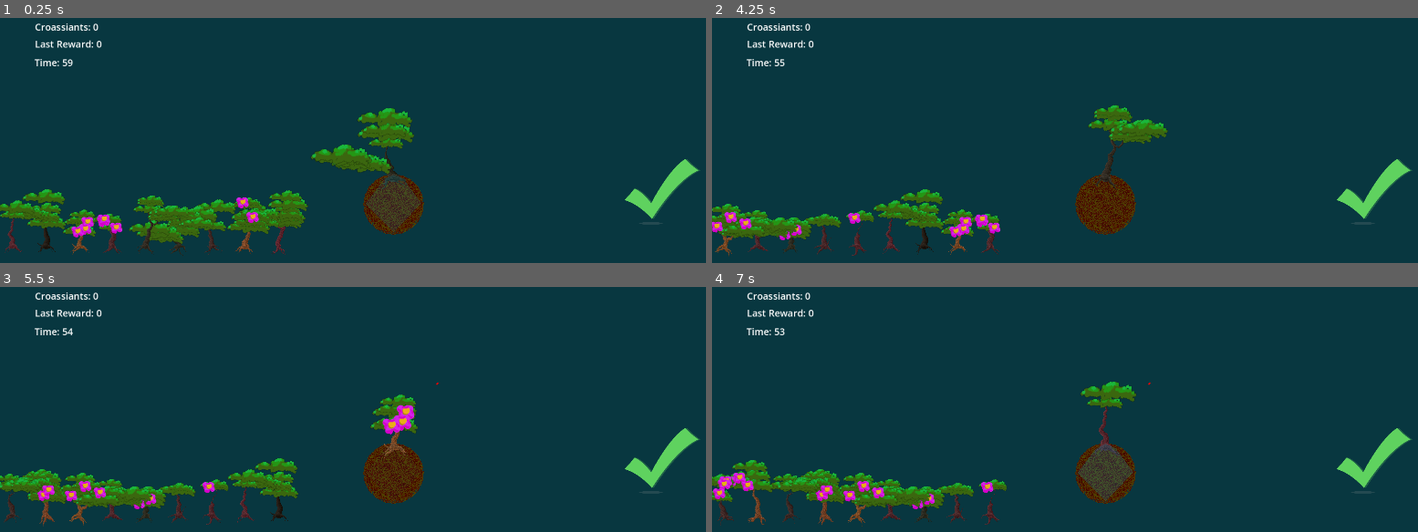
Above: before the commit, frames 1-4 (two rows, left to right).
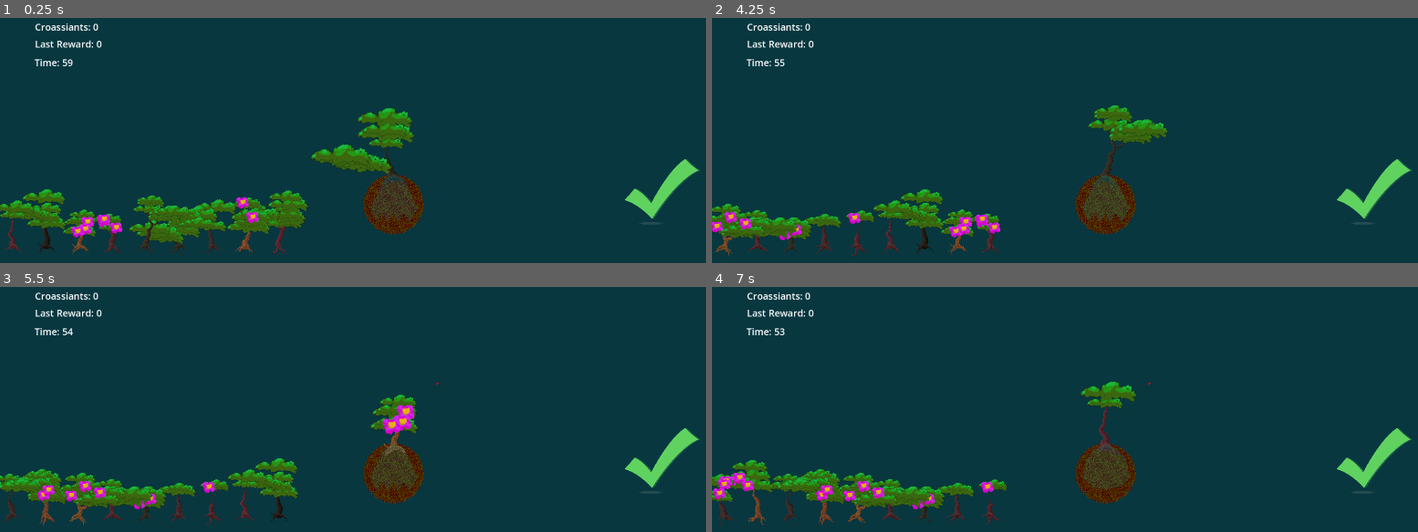
Above: after the commit, the same moments.

Repository: Fanny-Pack-Studios/medialunas-ggj23
Game: Godot game, scene res://src/GameScene.tscn
The game is run twice, just before and just after one commit, with the same random seed, the same clock (stepped at 60 frames per second) and the same inputs.
Inputs (mouse positions are in pixels of both pictures, inside the frame that each line leads up to):
- Up to frame 1 (0.25 s): no input
- Up to frame 2 (4.25 s): click (1375, 191) at 0.5 s; click (1375, 191) at 1.25 s; click (1375, 191) at 2 s; tap Enter at 2.75 s; move the mouse to (1234, 184) at 2.77 s; click (1234, 184) at 2.92 s; tap Space at 3.5 s; move the mouse to (930, 226) at 3.52 s; click (930, 226) at 3.67 s
- Up to frame 3 (5.5 s): tap Enter at 4.25 s; move the mouse to (437, 385) at 4.27 s; click (437, 385) at 4.42 s; tap Space at 5 s; move the mouse to (outside the picture) at 5.02 s; click (outside the picture) at 5.17 s
- Up to frame 4 (7 s): tap Enter at 5.75 s; move the mouse to (outside the picture) at 5.77 s; click (outside the picture) at 5.92 s; tap Space at 6.5 s; move the mouse to (860, 411) at 6.52 s; click (860, 411) at 6.67 s

The runs differ from the first frame. In frame 1, 0.3% of the frame differs, in the area x 51-60%, y 66-88%; in frame 2, 0.8%, in the area x 52-60%, y 64-84%; in frame 3, less than 0.1%; in frame 4, 0.2%.

Commit message:
MEDIALUNAS

Diff:
--- /dev/null
+++ b/bonsai-shop/assets/medialuna.svg
@@ -0,0 +1,174 @@
+<?xml version="1.0" encoding="UTF-8" standalone="no"?>
+<!-- Uploaded to: SVG Repo, www.svgrepo.com, Generator: SVG Repo Mixer Tools -->
+
+<svg
+   width="800px"
+   height="800px"
+   viewBox="0 0 64 64"
+   aria-hidden="true"
+   role="img"
+   class="iconify iconify--emojione"
+   preserveAspectRatio="xMidYMid meet"
+   version="1.1"
+   id="svg70"
+   xmlns="http://www.w3.org/2000/svg"
+   xmlns:svg="http://www.w3.org/2000/svg">
+  <defs
+     id="defs74" />
+  <g
+     id="g391"
+     transform="matrix(-1,0,0,1,64.0008,2.2560475e-7)">
+    <path
+       d="m 52.4,5.1 c 7.9,-0.8 15.2,8 3.4,14 -7.9,4 -15.1,9.2 -21.3,15.3 L 17.5,17.5 C 24.9,10.3 36,6.8 52.4,5.1"
+       fill="#fbbf67"
+       id="path2"
+       style="fill:#d4aa00" />
+    <path
+       d="m 5.1,52.4 c 1.4,-16.7 5,-27.7 12.4,-34.9 l 17,16.9 c -6.2,6.2 -11.4,13.4 -15.4,21.3 -6,12 -14.7,4.5 -14,-3.3"
+       fill="#d99634"
+       id="path4"
+       style="fill:#aa8800" />
+    <path
+       d="m 53.3,9 c -12.7,0.2 -22.6,1.7 -30.4,5 7,-4.1 16.2,-6.4 28.3,-7.8 4.3,-0.5 8.5,2 9.3,5.3 C 58.7,10 56.1,8.9 53.3,9"
+       fill="#ffebb8"
+       id="path6"
+       style="fill:#ffd42a" />
+    <path
+       d="m 11.7,54.7 c 4.3,1.8 8.6,1 9.8,-1.5 6.4,-13 16.9,-23.5 30,-29.9 C 54,22 54.8,17.7 53,13.5 52.5,12.4 52,11.2 51.5,10.1 49.7,5.8 45.4,3.5 42,5.2 25.2,13.4 11.7,27 3.4,43.8 c -1.7,3.4 0.7,7.8 4.9,9.5 1.1,0.5 2.3,1 3.4,1.4"
+       fill="#d99634"
+       id="path8"
+       style="fill:#aa8800" />
+    <path
+       d="m 10.3,52.1 c 4.1,1.6 8.3,0.7 9.6,-1.8 6.8,-13 17.4,-23.6 30.4,-30.3 2.5,-1.3 3.4,-5.5 1.8,-9.6 C 51.7,9.3 51.2,8.2 50.8,7.1 49.2,3 45.1,0.9 41.7,2.6 25,11.3 11.3,25 2.6,41.7 0.9,45 3,49.2 7.1,50.8 c 1.1,0.4 2.2,0.8 3.2,1.3"
+       fill="#fbbf67"
+       id="path10"
+       style="fill:#d4aa00" />
+    <path
+       d="M 42.2,7.2 C 34,10.5 26.4,14.9 19.4,20.2 25.8,13.9 33.2,8.6 41.2,4.5 44.6,2.8 48.9,5 50.6,9.2 l 0.9,2.1 C 49.5,7.7 45.6,5.8 42.2,7.2"
+       fill="#ffebb8"
+       id="path12"
+       style="fill:#ffd42a" />
+    <path
+       d="m 16.7,45.5 c 4,1.5 8.3,0.1 10.1,-2.9 3.9,-6.5 9.4,-12 15.9,-15.9 3,-1.8 4.4,-6.1 2.9,-10.1 C 44.3,13.5 43,10.3 41.7,7.2 40.2,3.2 34.5,1.7 29.6,4.6 19.3,10.8 10.8,19.3 4.7,29.5 1.8,34.4 3.3,40.1 7.3,41.6 c 3.1,1.3 6.2,2.6 9.4,3.9"
+       fill="#fbbf67"
+       id="path14"
+       style="fill:#aa8800" />
+    <path
+       d="m 17.9,48.4 c 4.2,1.6 8.6,0.1 10.3,-3 3.7,-6.7 9.1,-12.4 15.6,-16.4 3,-1.9 4.3,-6.3 2.5,-10.4 -1.5,-3.2 -3,-6.5 -4.5,-9.7 C 40,4.8 34.1,3.3 29.1,6.3 18.8,12.5 10.4,21.3 4.6,31.9 1.9,37 3.8,42.8 8,44.4 c 3.3,1.3 6.6,2.7 9.9,4"
+       fill="#d99634"
+       id="path16"
+       style="fill:#aa8800" />
+    <path
+       d="m 16.4,45.2 c 4,1.5 8.3,0.1 10.1,-2.9 3.9,-6.5 9.4,-12 15.9,-15.9 3,-1.8 4.4,-6.1 2.9,-10.1 C 44,13.2 42.7,10 41.4,6.9 39.9,2.9 34.2,1.4 29.3,4.3 19,10.5 10.5,19 4.4,29.2 c -3,5 -1.4,10.6 2.5,12.1 3.2,1.3 6.3,2.6 9.5,3.9"
+       fill="#fbbf67"
+       id="path18"
+       style="fill:#d4aa00" />
+    <path
+       d="M 43.4,19 C 42,16.2 40.7,13.3 39.3,10.5 37.7,6.9 32.4,5.7 28.1,8.6 c -9,5.9 -16.4,14 -21.5,23.5 -1,2 -1.3,4 -1,5.8 -1.3,-2.3 -1.3,-5.6 0.5,-8.7 5.6,-9.5 13.6,-17.4 23,-23 4.6,-2.7 9.8,-1.3 11.2,2.4 l 3.6,8.7 c 0.7,1.9 0.7,3.9 0.2,5.6 C 44.2,21.7 44,20.3 43.4,19"
+       fill="#ffebb8"
+       id="path20"
+       style="fill:#ffd42a" />
+    <path
+       d="M 27.9,30.9 C 31.6,34.6 28,6.3 22.9,7.5 17.1,8.8 8.7,17.2 7.4,22.9 6.3,28 18.3,21.3 27.9,30.9"
+       fill="#d99634"
+       id="path22"
+       style="fill:#aa8800" />
+    <path
+       d="M 26.1,27.9 C 31.7,33.5 27.2,4.2 22.2,5.5 16.6,7 8,15.5 6.5,21.2 c -1.3,5 10.3,-2.6 19.6,6.7"
+       fill="#fbbf67"
+       id="path24"
+       style="fill:#d4aa00" />
+    <g
+       fill="#ffebb8"
+       id="g40"
+       style="fill:#ffd42a">
+      <path
+         d="M 20.6,10.8 C 17,11.8 12.2,17.5 10,21.4 9.7,20.8 9.5,20.2 9.7,19.6 10.8,15.4 17.2,9 21.4,7.9 c 3.7,-1 6,9.6 6.1,14.7 C 26,18.1 23.7,10 20.6,10.8"
+         id="path26"
+         style="fill:#ffd42a" />
+      <path
+         d="m 18.56,17.803 0.92,-0.918 0.918,0.92 -0.92,0.918 z"
+         id="path28"
+         style="fill:#ffd42a" />
+      <path
+         d="m 21.56,17.508 0.92,-0.919 0.92,0.92 -0.92,0.919 z"
+         id="path30"
+         style="fill:#ffd42a" />
+      <path
+         d="m 9.142,31.498 0.92,-0.92 0.918,0.92 -0.92,0.92 z"
+         id="path32"
+         style="fill:#ffd42a" />
+      <path
+         d="m 7.829,35.338 0.919,-0.92 0.92,0.92 -0.92,0.92 z"
+         id="path34"
+         style="fill:#ffd42a" />
+      <path
+         d="m 3.11,44.566 0.918,-0.92 0.92,0.92 -0.919,0.919 z"
+         id="path36"
+         style="fill:#ffd42a" />
+      <path
+         d="m 4.018,47.067 0.92,-0.918 0.918,0.92 -0.92,0.918 z"
+         id="path38"
+         style="fill:#ffd42a" />
+    </g>
+    <g
+       fill="#fbbf67"
+       id="g46"
+       style="fill:#d4aa00">
+      <path
+         d="m 10.416,57.058 0.92,-0.92 0.918,0.92 -0.92,0.92 z"
+         id="path42"
+         style="fill:#d4aa00" />
+      <path
+         d="m 9.09,58.819 0.92,-0.92 0.92,0.92 -0.92,0.919 z"
+         id="path44"
+         style="fill:#d4aa00" />
+    </g>
+    <g
+       fill="#ffebb8"
+       id="g66"
+       style="fill:#ffd42a">
+      <path
+         d="m 34.811,9.775 0.92,-0.92 0.918,0.92 -0.919,0.919 z"
+         id="path48"
+         style="fill:#ffd42a" />
+      <path
+         d="m 36.677,14.06 0.919,-0.92 0.919,0.92 -0.92,0.92 z"
+         id="path50"
+         style="fill:#ffd42a" />
+      <path
+         d="m 49.07,13.135 0.92,-0.92 0.92,0.92 -0.92,0.92 z"
+         id="path52"
+         style="fill:#ffd42a" />
+      <path
+         d="m 48.144,10.14 0.92,-0.92 0.919,0.92 -0.92,0.919 z"
+         id="path54"
+         style="fill:#ffd42a" />
+      <path
+         d="m 47.2,12.151 0.92,-0.919 0.92,0.92 -0.92,0.919 z"
+         id="path56"
+         style="fill:#ffd42a" />
+      <path
+         d="m 57.292,12.133 0.92,-0.919 0.918,0.92 -0.92,0.919 z"
+         id="path58"
+         style="fill:#ffd42a" />
+      <path
+         d="m 56.414,14.416 0.92,-0.92 0.919,0.92 -0.92,0.92 z"
+         id="path60"
+         style="fill:#ffd42a" />
+      <path
+         d="m 19.375,14.882 1.344,-1.344 1.343,1.344 -1.344,1.344 z"
+         id="path62"
+         style="fill:#ffd42a" />
+      <path
+         d="m 9.54,37.178 1.343,-1.344 1.343,1.344 -1.343,1.343 z"
+         id="path64"
+         style="fill:#ffd42a" />
+    </g>
+    <path
+       fill="#fbbf67"
+       d="m 7.678,55.697 1.344,-1.343 1.343,1.344 -1.344,1.343 z"
+       id="path68"
+       style="fill:#d4aa00" />
+  </g>
+</svg>
--- a/bonsai-shop/src/GameScene.gd
+++ b/bonsai-shop/src/GameScene.gd
@@ -1,9 +1,20 @@
 extends Node2D
 
+@export var medialuna_scene: PackedScene
+var mata_pos :Vector2
 
 func _ready():
 	$Trimmer.plant_finished.connect(Callable(self, "pass_bonsai"))
-
+	mata_pos = $Trimmer/Mata.global_position
+	Scoreboard.score_changed.connect(Callable(self, 'on_score'))
 
 func pass_bonsai():
 	$Trimmer.change_plant($Queue.pop_bonsai())
+
+func on_score(_new_score:int, new_points: int):
+	for i in new_points:
+		var medialuna = medialuna_scene.instantiate()
+		add_child(medialuna)
+		medialuna.global_position = mata_pos
+		medialuna.travel(Vector2(0,0))
+		await get_tree().create_timer(medialuna.TIME/2.0)
--- a/bonsai-shop/src/GameScene.tscn
+++ b/bonsai-shop/src/GameScene.tscn
@@ -1,7 +1,8 @@
-[gd_scene load_steps=6 format=3 uid="uid://pb8yxtatgry"]
+[gd_scene load_steps=7 format=3 uid="uid://pb8yxtatgry"]
 
 [ext_resource type="Script" path="res://src/GameScene.gd" id="1_v5p1t"]
 [ext_resource type="PackedScene" uid="uid://cc7xtham43tpt" path="res://src/Queue.tscn" id="1_wiyka"]
+[ext_resource type="PackedScene" uid="uid://1rsugtl3yhch" path="res://src/Medialuna.tscn" id="2_lmhsc"]
 [ext_resource type="PackedScene" uid="uid://dnuek13mjmhiy" path="res://src/Trimmer.tscn" id="2_lt1ds"]
 [ext_resource type="Script" path="res://src/ScoreLabelUI.gd" id="4_wwrc1"]
 
@@ -10,6 +11,7 @@
 
 [node name="GameScene" type="Node2D"]
 script = ExtResource("1_v5p1t")
+medialuna_scene = ExtResource("2_lmhsc")
 
 [node name="Queue" parent="." instance=ExtResource("1_wiyka")]
 position = Vector2(-54, 647)
--- /dev/null
+++ b/bonsai-shop/src/Medialuna.gd
@@ -0,0 +1,21 @@
+extends Node2D
+
+const ROT_SPEED := 2*PI
+const TIME := 1.0
+
+
+func _ready():
+	$Sprite.scale = Vector2(.1, .1)
+
+
+func travel(to_pos: Vector2):
+	var tween = create_tween()
+	tween.tween_property($Sprite, "scale", Vector2(0.0, 0.0), TIME)
+	tween.parallel().tween_property(self, "global_position", to_pos, TIME)
+	tween.play()
+	await tween.finished
+	queue_free()
+
+
+func _process(delta):
+	$Sprite.rotation += delta * ROT_SPEED
--- /dev/null
+++ b/bonsai-shop/src/Medialuna.tscn
@@ -0,0 +1,11 @@
+[gd_scene load_steps=3 format=3 uid="uid://1rsugtl3yhch"]
+
+[ext_resource type="Texture2D" uid="uid://ba06yj17gptcd" path="res://assets/medialuna.svg" id="1_rdybx"]
+[ext_resource type="Script" path="res://src/Medialuna.gd" id="2_ovbxt"]
+
+[node name="Medialuna" type="Node2D"]
+script = ExtResource("2_ovbxt")
+
+[node name="Sprite" type="Sprite2D" parent="."]
+scale = Vector2(0.1, 0.1)
+texture = ExtResource("1_rdybx")
--- a/bonsai-shop/src/PatternVisualizer.gd
+++ b/bonsai-shop/src/PatternVisualizer.gd
@@ -2,6 +2,18 @@
 extends Polygon2D
 
 @export var pattern : Pattern : set = set_pattern
+
+var patterns := {
+	'Crown' : preload("res://src/Patterns/Crown.tres"),
+	'Diamond' : preload("res://src/Patterns/Diamond.tres"),
+	'Egg' : preload("res://src/Patterns/Egg.tres"),
+	'Square' : preload("res://src/Patterns/Square.tres"),
+	'Trap' : preload("res://src/Patterns/Trap.tres"),
+	'Triangle' : preload("res://src/Patterns/Triangle.tres"),
+}
+
+func _ready():
+	set_pattern(patterns.values()[randi() % patterns.keys().size()])
 
 func set_pattern(new_pattern:Pattern):
 	pattern = new_pattern
--- /dev/null
+++ b/bonsai-shop/src/Patterns/Crown.tres
@@ -0,0 +1,7 @@
+[gd_resource type="Resource" script_class="Pattern" load_steps=2 format=3 uid="uid://dm5c42u76a33t"]
+
+[ext_resource type="Script" path="res://src/Pattern.gd" id="1_iscrm"]
+
+[resource]
+script = ExtResource("1_iscrm")
+points = PackedVector2Array(64, 83, 27, 6, 0, -6, -26, 7, -61, 80, -45, 118, -30, 94, -16, 118, 0, 95, 13, 119, 26, 95, 41, 119)
--- /dev/null
+++ b/bonsai-shop/src/Patterns/Diamond.tres
@@ -0,0 +1,7 @@
+[gd_resource type="Resource" script_class="Pattern" load_steps=2 format=3 uid="uid://dt5u36v57tsxa"]
+
+[ext_resource type="Script" path="res://src/Pattern.gd" id="1_wsvg1"]
+
+[resource]
+script = ExtResource("1_wsvg1")
+points = PackedVector2Array(42, 66, 27, 6, 0, -6, -26, 7, -40, 68, 0, 136)
--- /dev/null
+++ b/bonsai-shop/src/Patterns/Egg.tres
@@ -0,0 +1,7 @@
+[gd_resource type="Resource" script_class="Pattern" load_steps=2 format=3 uid="uid://bkv4tmhb3wlp4"]
+
+[ext_resource type="Script" path="res://src/Pattern.gd" id="1_cq5mw"]
+
+[resource]
+script = ExtResource("1_cq5mw")
+points = PackedVector2Array(64, 83, 53, 32, 27, 6, 0, -6, -26, 7, -51, 34, -61, 83, -34, 109, 0, 114, 40, 107)
--- a/bonsai-shop/src/Patterns/PatternMaker.tscn
+++ b/bonsai-shop/src/Patterns/PatternMaker.tscn
@@ -5,7 +5,8 @@
 
 [node name="Node2D" type="Polygon2D"]
 color = Color(0.45098, 0, 0.176471, 0.537255)
-polygon = PackedVector2Array(73, 69, 27, 6, 0, -6, -26, 7, -75, 71, 0, 146)
+polygon = PackedVector2Array(58, 117, 33, 51, 0, -6, -32, 52, -60, 117)
 script = ExtResource("1_r7bj5")
+metadata/_edit_lock_ = true
 
 [node name="Mata" parent="." instance=ExtResource("1_u5s11")]
--- /dev/null
+++ b/bonsai-shop/src/Patterns/Trap.tres
@@ -0,0 +1,7 @@
+[gd_resource type="Resource" script_class="Pattern" load_steps=2 format=3 uid="uid://gf2vtmbs1j7t"]
+
+[ext_resource type="Script" path="res://src/Pattern.gd" id="1_8flsu"]
+
+[resource]
+script = ExtResource("1_8flsu")
+points = PackedVector2Array(48, 103, 27, 6, 0, -6, -26, 7, -47, 104, 1, 108)
--- /dev/null
+++ b/bonsai-shop/src/Patterns/Triangle.tres
@@ -0,0 +1,7 @@
+[gd_resource type="Resource" script_class="Pattern" load_steps=2 format=3 uid="uid://chlsefdm23os8"]
+
+[ext_resource type="Script" path="res://src/Pattern.gd" id="1_k6ign"]
+
+[resource]
+script = ExtResource("1_k6ign")
+points = PackedVector2Array(58, 117, 33, 51, 0, -6, -32, 52, -60, 117)
--- a/bonsai-shop/src/Scoreboard.gd
+++ b/bonsai-shop/src/Scoreboard.gd
@@ -4,8 +4,10 @@
 
 signal score_changed(to, by)
 
+
 func add_points(to_add: int):
 	_score += to_add
+	emit_signal("score_changed", _score, to_add)
 
 
 func get_points():
--- a/bonsai-shop/src/Trimmer.gd
+++ b/bonsai-shop/src/Trimmer.gd
@@ -1,9 +1,11 @@
 extends Node2D
 
 @export var mata_scene : PackedScene
+@export var pattern_scene : PackedScene
 @export var cutter_scene : PackedScene
 
 @onready var mata : Polygon2D= $Mata
+@onready var pattern : Polygon2D= $PatternVisualizer
 
 const CUT_WIDTH := 2
 const ANGLES := 10
@@ -116,7 +118,7 @@
 	return area
 
 func plant_done():
-	var target :PackedVector2Array= $PatternVisualizer.polygon
+	var target :PackedVector2Array= pattern.polygon
 	var current :PackedVector2Array= mata.polygon
 	if not Geometry2D.is_polygon_clockwise(target):
 		target.reverse()
@@ -142,6 +144,12 @@
 	add_child(mata)
 	mata.scale = Vector2(.01,.01)
 	mata.position = pos
+
+	pattern.queue_free()
+	pattern = pattern_scene.instantiate()
+	add_child(pattern)
+	pattern.position = pos
+
 	mata.add_child(new_bonsai)
 	new_bonsai.global_position = bonsai_pos
 	new_bonsai.global_scale = bonsai_scale
--- a/bonsai-shop/src/Trimmer.tscn
+++ b/bonsai-shop/src/Trimmer.tscn
@@ -30,6 +30,7 @@
 [node name="Trimmer" type="Node2D"]
 script = ExtResource("1_dti1e")
 mata_scene = ExtResource("3_4yi4j")
+pattern_scene = ExtResource("4_eu7rg")
 cutter_scene = ExtResource("2_v0eyp")
 
 [node name="Mata" parent="." instance=ExtResource("3_4yi4j")]
@@ -40,7 +41,7 @@
 [node name="PatternVisualizer" parent="." instance=ExtResource("4_eu7rg")]
 z_index = 1
 position = Vector2(1037, 466)
-color = Color(0, 0.654902, 0.803922, 0.220322)
+color = Color(0, 0.654902, 0.803922, 0.249998)
 polygon = PackedVector2Array(73, 69, 27, 6, 0, -6, -26, 7, -75, 71, 0, 146)
 
 [node name="PlantDone" type="TextureButton" parent="."]
Not shown, added: bonsai-shop/assets/medialuna.svg.import
